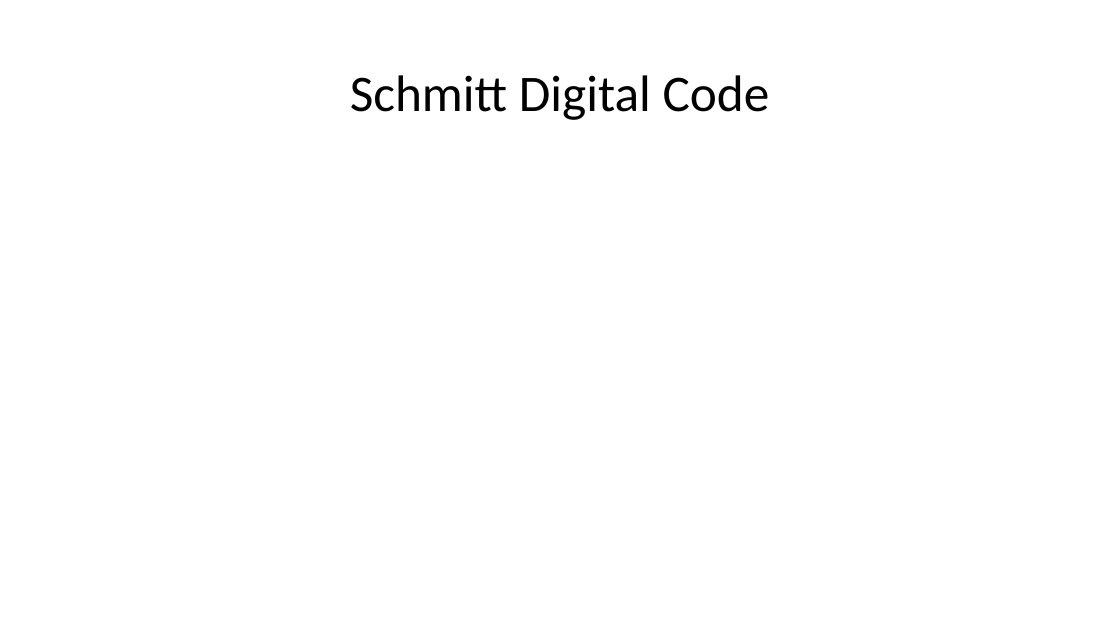
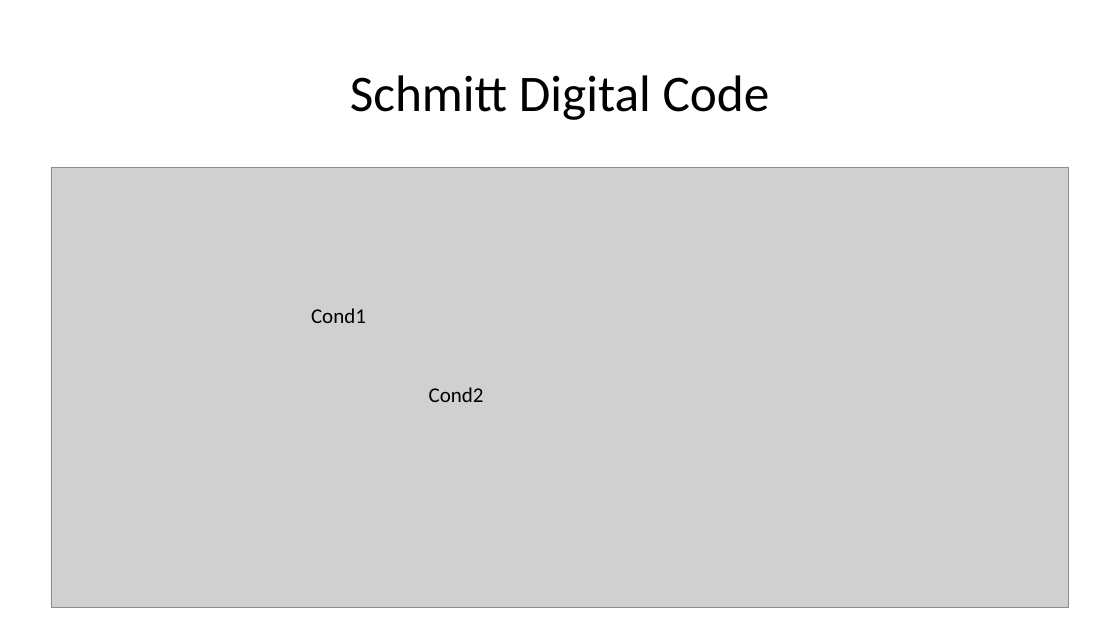
Before and after one commit to a0910281835/Summrary_PDF, a slide deck: slide 36 of Project_Summary_pdf/Project_Summary.pptx. Drawn at 1120x630 pixels with LibreOffice and Linux fonts; fonts in the diff are those of the drawing; grey boxes stand for pictures. Boxes give left, top, right and bottom in pixels: in the first picture for what was removed or moved away, otherwise in the second. Text is boxed around its words. In the diff, an @@ line names an element or a change of style, - is before the commit and + after.

Commit message:
* Update Explain Schmitt Digital Code page

```diff
--- a/Project_Summary_pdf/Project_Summary.pptx
+++ b/Project_Summary_pdf/Project_Summary.pptx
@@ picture added at bbox=[51, 168, 1070, 608] @@
@@ text added at bbox=[311, 308, 366, 323], 18 pt, text #000000 @@
+Cond1
@@ text added at bbox=[429, 387, 484, 402], 18 pt, text #000000 @@
+Cond2
```
Also in this commit, not shown: 2 other slides changed, 3 slides added.
